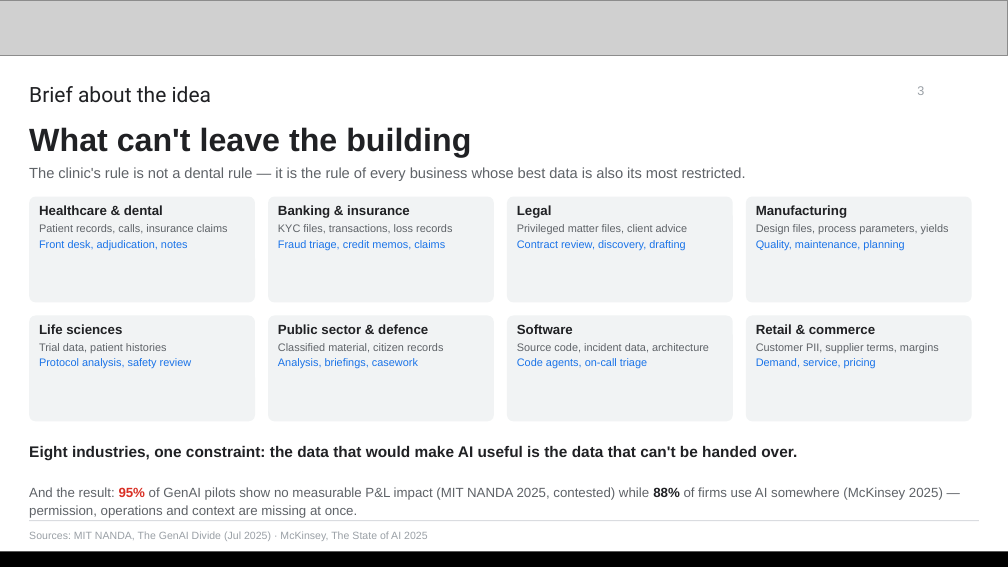
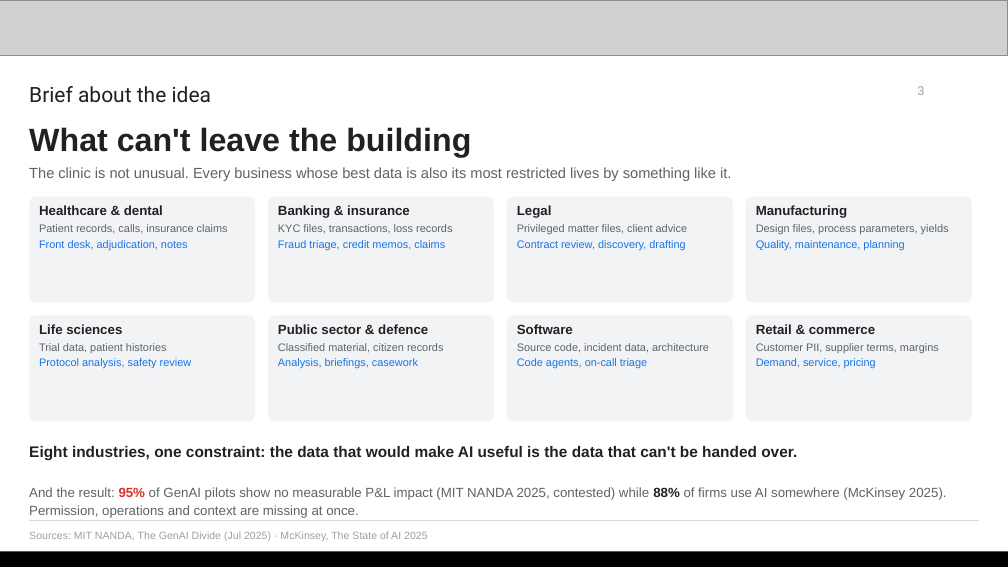
Before and after one commit to yanksyoon/termini, a slide deck: slide 3 of deck/v3/termini-deck-v3.pptx. Drawn at 1008x567 pixels with LibreOffice and Linux fonts; fonts in the diff are those of the drawing; grey boxes stand for pictures. Boxes give left, top, right and bottom in pixels: in the first picture for what was removed or moved away, otherwise in the second. Text is boxed around its words. In the diff, an @@ line names an element or a change of style, - is before the commit and + after.

```diff
--- a/deck/v3/termini-deck-v3.pptx
+++ b/deck/v3/termini-deck-v3.pptx
@@ text at [29, 167, 731, 181]: text changed @@
-The clinic's rule is not a dental rule — it is the rule of every business whose best data is also its most restricted.
+The clinic is not unusual. Every business whose best data is also its most restricted lives by something like it.
@@ text at [29, 487, 947, 518]: text changed @@
-And the result: 95% of GenAI pilots show no measurable P&L impact (MIT NANDA 2025, contested) while 88% of firms use AI somewhere (McKinsey 2025) — permission, operations and context are missing at once.
+And the result: 95% of GenAI pilots show no measurable P&L impact (MIT NANDA 2025, contested) while 88% of firms use AI somewhere (McKinsey 2025). Permission, operations and context are missing at once.
```
Also in this commit, not shown: 15 other slides changed, 2 other files.
